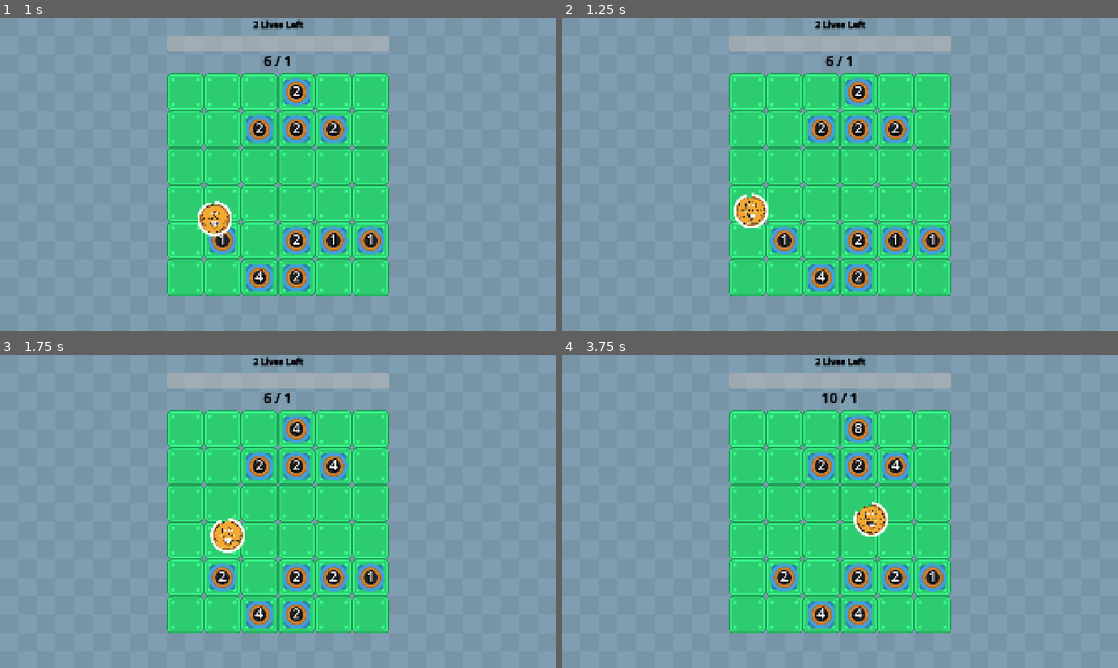
Above: before the commit, frames 1-4 (two rows, left to right).
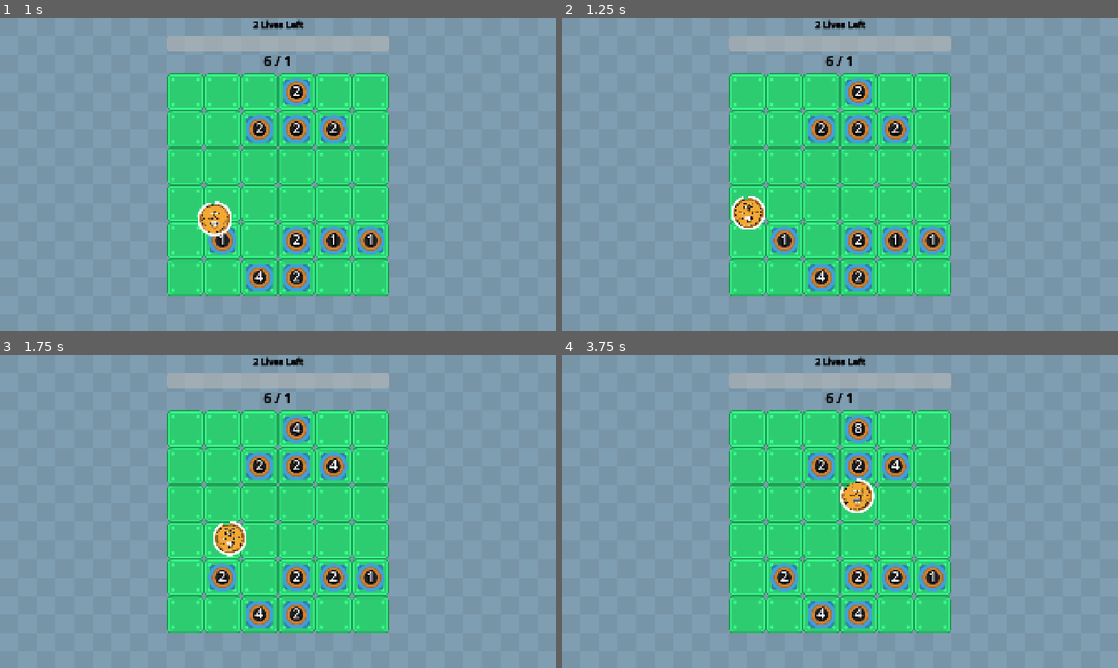
Above: after the commit, the same moments.

Repository: wanamelon/prototype_monorepo
Game: Godot game, scene res://source/bounce_main.tscn
Two runs of this game, one before a commit and one after it. Both use one fixed random seed, a clock stepped at 60 frames per second and the inputs below. Sound files missing from this copy of the repository are replaced by a short silence.
Inputs:
- Up to frame 1 (1 s): no input
- Up to frame 2 (1.25 s): no input
- Up to frame 3 (1.75 s): no input
- Up to frame 4 (3.75 s): no input

Frame 1 is identical in both runs. In frame 2, 0.5% of the frame differs, in the area x 30-38%, y 55-68%; in frame 3, 0.5%; in frame 4, 1.2%, in the area x 46-59%, y 12-58%.

Commit message:
bounce off everything resilient to overlaps

Diff:
--- a/roller/source/item/bounce_off_everything.gd
+++ b/roller/source/item/bounce_off_everything.gd
@@ -1,15 +1,6 @@
 class_name BounceOffEverything extends ItemSystem.Item
 
 const BOUNCE_STATIC_BODY_NAME := "BounceOffEverythingBody"
-
-"""
-So the basic problems:
-- status effect-like behavior
-- figuring out which grid cells are populated
-- should we spawn separate static bodies or tie them to nodes?
-- oh wait that's brilliant, then despawn takes care of them heehee
-- and any logic which tries to find the parent item we bounced off will indeed look at the item in that cell
-"""
 
 var _bounce_off_everything_duration: float = 0.0
 
@@ -20,7 +11,9 @@
 	if _bounce_off_everything_duration > 0:
 		for item in state.items:
 			# TODO: only do this for STATIC grid items (or keep it as crop?)!!
-			if item is Crop and not item.has_node(BOUNCE_STATIC_BODY_NAME):
+			if (item is Crop
+					and not item.has_node(BOUNCE_STATIC_BODY_NAME)
+					and not _would_overlap_existing_body(item.global_transform)):
 				item.add_child(_create_bounce_body())
 	else:
 		for item in state.items:
@@ -38,3 +31,14 @@
 	bounce_body.add_child(collision_shape)
 	bounce_body.name = BOUNCE_STATIC_BODY_NAME
 	return bounce_body
+
+func _would_overlap_existing_body(new_body_global_transform: Transform2D):
+	var collider_circle := CircleShape2D.new()
+	collider_circle.radius = 45
+	var overlap_ball_query = PhysicsShapeQueryParameters2D.new()
+	overlap_ball_query.shape = collider_circle
+	overlap_ball_query.transform = new_body_global_transform
+	overlap_ball_query.collision_mask = 1
+	overlap_ball_query.collide_with_areas = false
+	var overlaps = _item_root.get_world_2d().direct_space_state.intersect_shape(overlap_ball_query)
+	return not overlaps.is_empty()
--- a/roller/source/item/item_system.gd
+++ b/roller/source/item/item_system.gd
@@ -12,10 +12,12 @@
 	_game_board = game_board
 	_physics_calculator = StatefulPhysicsCalculator.new()
 	add_child(_physics_calculator)
+	var item_root := Node2D.new()
+	add_child(item_root)
 	var items: Array[Item] = []
 	for item_def in item_defs:
 		var item := _item_for_id(item_def.item_id)
-		item._inject(_physics_calculator)
+		item._inject(_physics_calculator, item_root)
 		items.append(item)
 	_match_state = MatchState.new(0, points, player_ball, items, [] as Array[ItemEvent])
 
@@ -124,9 +126,11 @@
 	signal destroyed()
 
 	var _physics_calculator: StatefulPhysicsCalculator
-
-	func _inject(physics_calculator: StatefulPhysicsCalculator):
+	var _item_root: Node2D
+
+	func _inject(physics_calculator: StatefulPhysicsCalculator, item_root: Node2D):
 		_physics_calculator = physics_calculator
+		_item_root = item_root
 
 	# Business logic spawn setup: What bodies/display nodes to register...
 	func spawn():
Not shown, changed: roller/dev_notes.md
